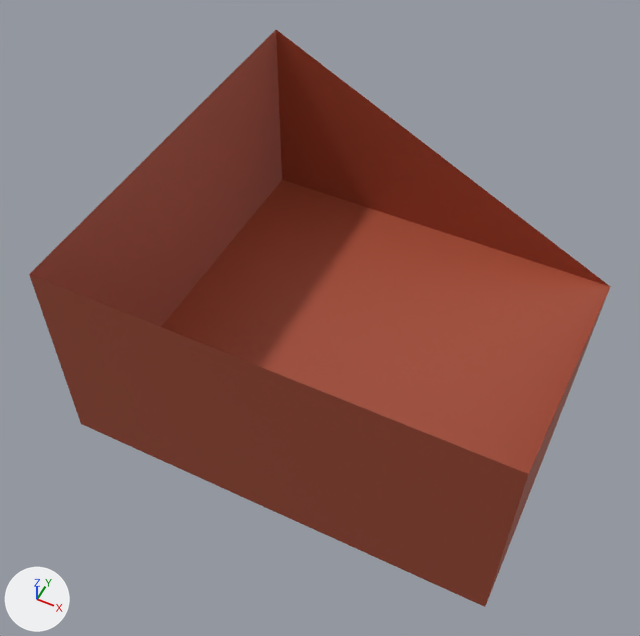
The glTF model models/seperated_blocks/r1c4_body_brown.gltf: old version first, new version second.
Before and after are seen from a 50 mm lens placed at (1.08, -2.66, 2.45), pointed at (-0.14, -0.21, -0.62). Arrows for +X, +Y and +Z are at lower left; the lights stay in place. Objects named as collision shapes, trigger or cutter boxes, shadow casters or lower levels of detail are left out. Vertices at the same position are counted once.

Names of what the first picture shows: 'r1c4_body_brown'.
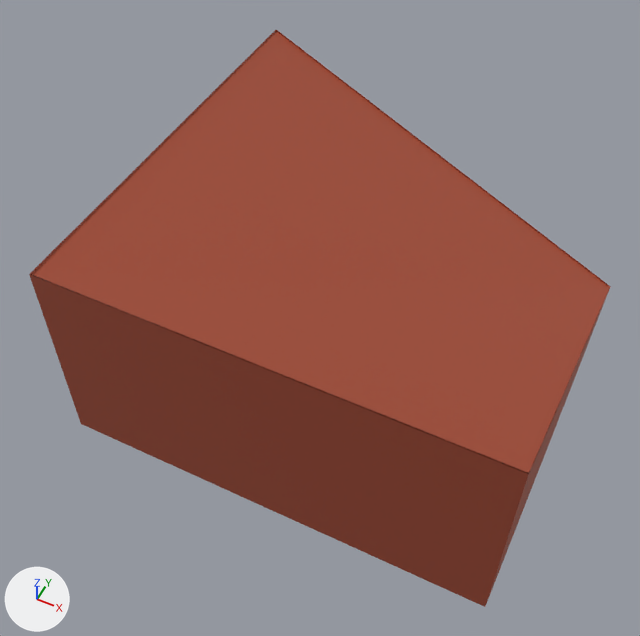
Pixel boxes [x1, y1, x2, y2] of what changed, in the pictures (640 x 636 px):
part 1 of me_cube_160, added (red): after [32, 31, 610, 473]

Edits to the bpy script that builds the scene:
```text
Change me_cube_160:
    used by ob_r1c4_body_brown; location = (0.0, 0.0, 0.0)
    verts and faces of me_cube_160; kept vertices keep their numbers, new ones are numbered from 7
    remove me_cube_160.from_pydata(...)  # 7 vertices, 8 faces; spans x -1.0..1.0, y -1.0..1.0, z -1.0..0.0
    add me_cube_160.from_pydata(...)  # 11 vertices, 10 faces; spans x -1.0..1.0, y -1.0..1.01, z -1.01..0.0
    me_cube_160 part 1
    add verts[7] = (-1.0, -0.99, -0.01)  # pixel (30, 274)
    add verts[8] = (-1.0, 1.01, -0.01)  # pixel (276, 29)
    add verts[9] = (1.0, -0.99, -0.01)  # pixel (528, 473)
    add verts[10] = (1.0, 1.01, -1.01)  # pixel (610, 286)
    add faces += [(7, 10, 8), (7, 9, 10)]
```
